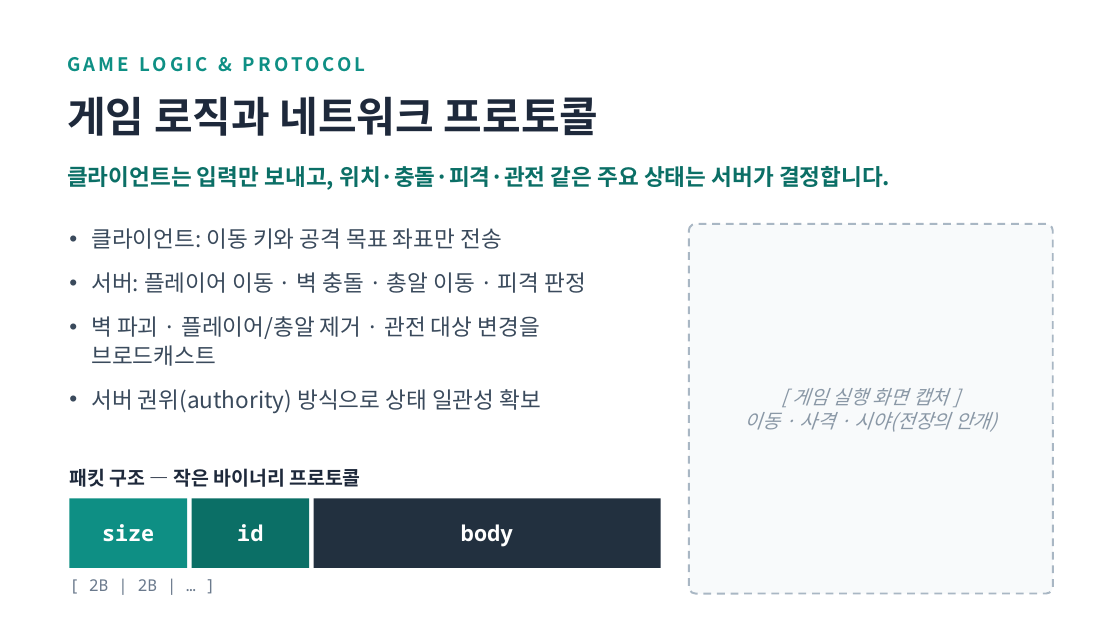
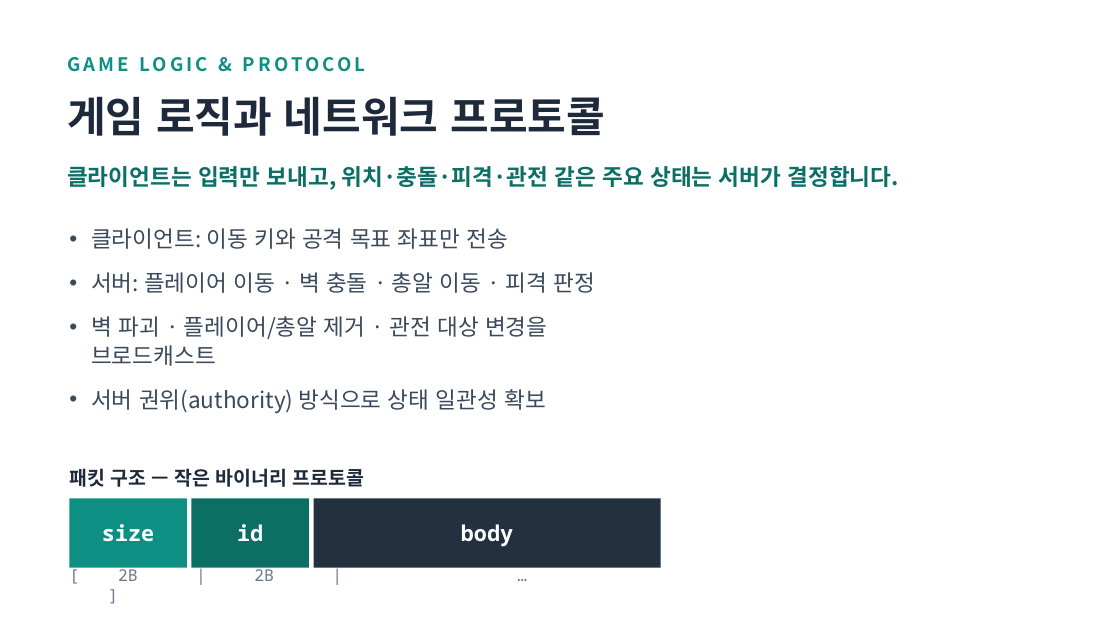
Before and after one commit to shin1244/cppServer, a slide deck: slide 12 of portfolio/portfolio.pptx (slide 11 before the commit). Drawn at 1120x630 pixels with LibreOffice and Linux fonts; fonts in the diff are those of the drawing. Boxes give left, top, right and bottom in pixels: in the first picture for what was removed or moved away, otherwise in the second. Text is boxed around its words. In the diff, an @@ line names an element or a change of style, - is before the commit and + after.

```diff
--- a/portfolio/portfolio.pptx
+++ b/portfolio/portfolio.pptx
@@ rounded rectangle removed at [689, 224, 1053, 594] @@
@@ text removed at [744, 388, 997, 432] @@
-[ 게임 실행 화면 캡처 ]
-이동 · 사격 · 시야(전장의 안개)
@@ 5 texts: place and size @@
-5 texts at [67, 96, 890, 591]
+5 texts at [67, 96, 899, 581]
```
Also in this commit, not shown: 7 other slides changed, 1 slide added.
